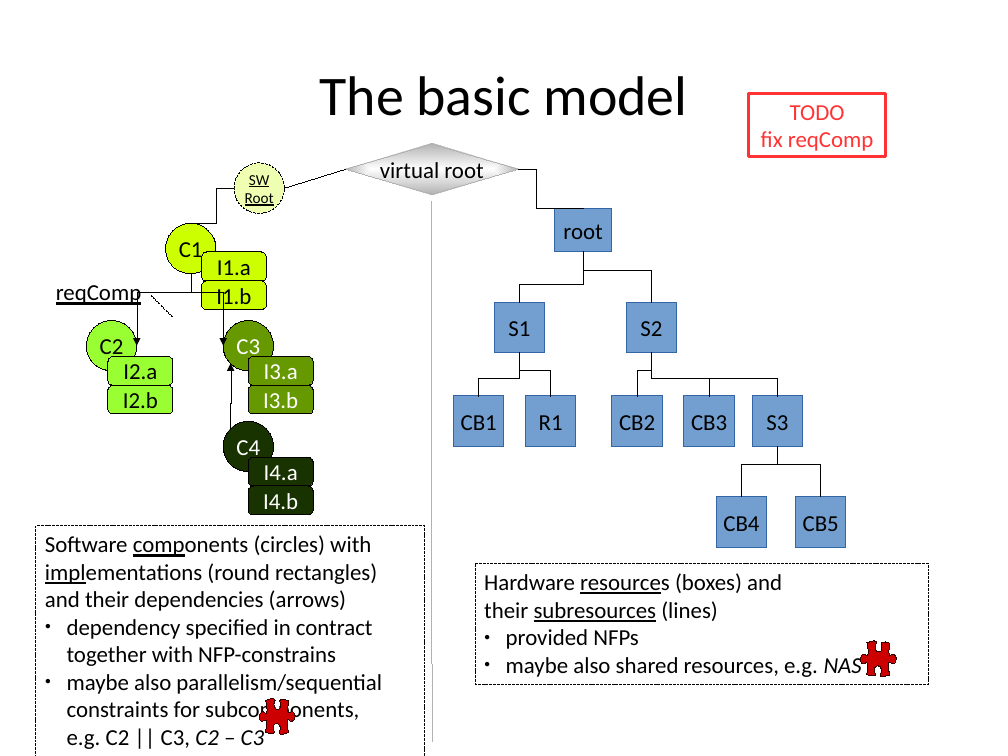
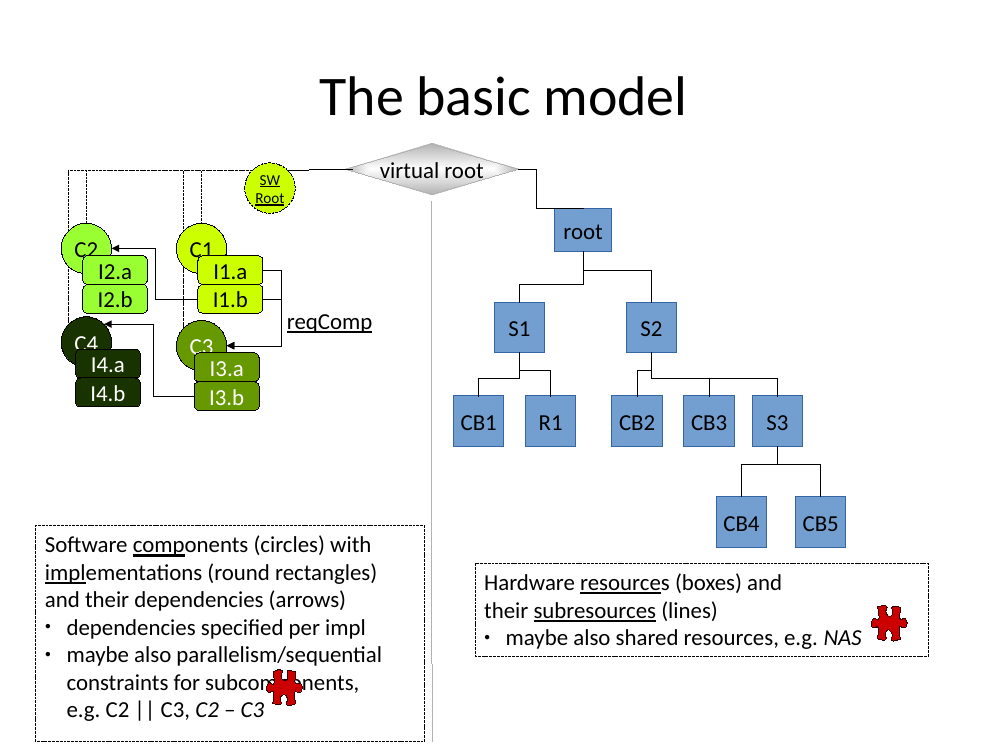
Before and after one commit to rene-schoene/racr-mquat, a slide deck: slide 2 of doc/the-model.odp. Drawn at 1008x756 pixels with LibreOffice and Linux fonts; fonts in the diff are those of the drawing. Boxes give left, top, right and bottom in pixels: in the first picture for what was removed or moved away, otherwise in the second. Text is boxed around its words. In the diff, an @@ line names an element or a change of style, - is before the commit and + after.

Commit message:
wip: new req-comp for first slides.

```diff
--- a/doc/the-model.odp
+++ b/doc/the-model.odp
@@ rectangle removed at [749, 93, 886, 156] @@
-TODO
-fix reqComp
@@ elbow line added from (252, 170) to (69, 325), #000000 0 pt @@
@@ elbow line added from (252, 170) to (86, 223), #000000 0 pt @@
@@ elbow line added from (252, 170) to (184, 328), #000000 0 pt @@
@@ elbow line moved from (234, 188) - (191, 223) to (252, 170) - (201, 223) @@
@@ ellipse "SW": place and size @@
-ellipse "SW" at [234, 163, 284, 213]
+ellipse "SW" at [245, 163, 295, 213]
@@ ellipse "SW" at [245, 163, 295, 213]: fill #CCFF00 at 30% opacity to #CCFF00 @@
@@ line moved from (284, 188) - (346, 169) to (288, 170) - (353, 169) @@
@@ ellipse "C2": place and size @@
-ellipse "C2" at [86, 320, 136, 370]
+ellipse "C2" at [61, 223, 112, 273]
@@ ellipse "C1": place and size @@
-ellipse "C1" at [166, 223, 216, 273]
+ellipse "C1" at [177, 223, 227, 273]
@@ rounded rectangle "I2.a": place and size @@
-rounded rectangle "I2.a" at [108, 357, 173, 385]
+rounded rectangle "I2.a" at [83, 256, 148, 284]
@@ elbow arrow added from (198, 299) to (112, 249), #000000 0 pt @@
@@ rounded rectangle "I1.a": place and size @@
-rounded rectangle "I1.a" at [201, 252, 266, 281]
+rounded rectangle "I1.a" at [198, 256, 263, 284]
@@ rounded rectangle "I2.b": place and size @@
-rounded rectangle "I2.b" at [108, 385, 173, 413]
+rounded rectangle "I2.b" at [83, 284, 148, 313]
@@ line removed from (173, 316) to (151, 295) @@
@@ rounded rectangle "I1.b": place and size @@
-rounded rectangle "I1.b" at [201, 281, 266, 309]
+rounded rectangle "I1.b" at [198, 284, 263, 313]
@@ elbow arrow moved from (191, 273) - (223, 346) to (263, 270) - (227, 346) @@
@@ elbow arrow moved from (231, 429) - (231, 363) to (263, 299) - (227, 346) @@
@@ ellipse "C4": place and size @@
-ellipse "C4" at [223, 422, 273, 472]
+ellipse "C4" at [61, 316, 112, 367]
@@ elbow arrow moved from (191, 273) - (137, 346) to (195, 396) - (104, 324) @@
@@ ellipse "C3": place and size @@
-ellipse "C3" at [223, 320, 273, 370]
+ellipse "C3" at [177, 320, 227, 370]
@@ text "reqComp": place and size @@
-text "reqComp" at [56, 285, 141, 307]
+text "reqComp" at [287, 314, 372, 333]
@@ rounded rectangle "I4.a": place and size @@
-rounded rectangle "I4.a" at [249, 457, 314, 486]
+rounded rectangle "I4.a" at [76, 349, 141, 378]
@@ rounded rectangle "I3.a": place and size @@
-rounded rectangle "I3.a" at [249, 357, 314, 385]
+rounded rectangle "I3.a" at [195, 353, 260, 381]
@@ rounded rectangle "I4.b": place and size @@
-rounded rectangle "I4.b" at [249, 486, 314, 514]
+rounded rectangle "I4.b" at [76, 378, 141, 406]
@@ rounded rectangle "I3.b": place and size @@
-rounded rectangle "I3.b" at [249, 385, 314, 413]
+rounded rectangle "I3.b" at [195, 381, 260, 410]
@@ rectangle "Software components (circles) with implementations ...": place and size @@
-rectangle "Software components (circles) with implementations ..." at [36, 526, 424, 756]
+rectangle "Software components (circles) with implementations ..." at [36, 526, 424, 742]
@@ rectangle "Hardware resources (boxes) and": place and size @@
-rectangle "Hardware resources (boxes) and" at [476, 563, 929, 684]
+rectangle "Hardware resources (boxes) and" at [476, 563, 929, 656]
@@ text in rectangle at [67, 619, 366, 639]: text changed @@
-● dependency specified in contract
-  together with NFP-constrains
+● dependencies specified per impl
@@ text in rectangle at [506, 629, 639, 649]: paragraph removed @@
-● provided NFPs
@@ freeform shape: place and size @@
-freeform shape at [861, 641, 896, 677]
+freeform shape at [872, 606, 907, 641]
@@ freeform shape: place and size @@
-freeform shape at [259, 699, 295, 735]
+freeform shape at [266, 670, 302, 705]
```
Also in this commit, not shown: 2 other slides changed.
